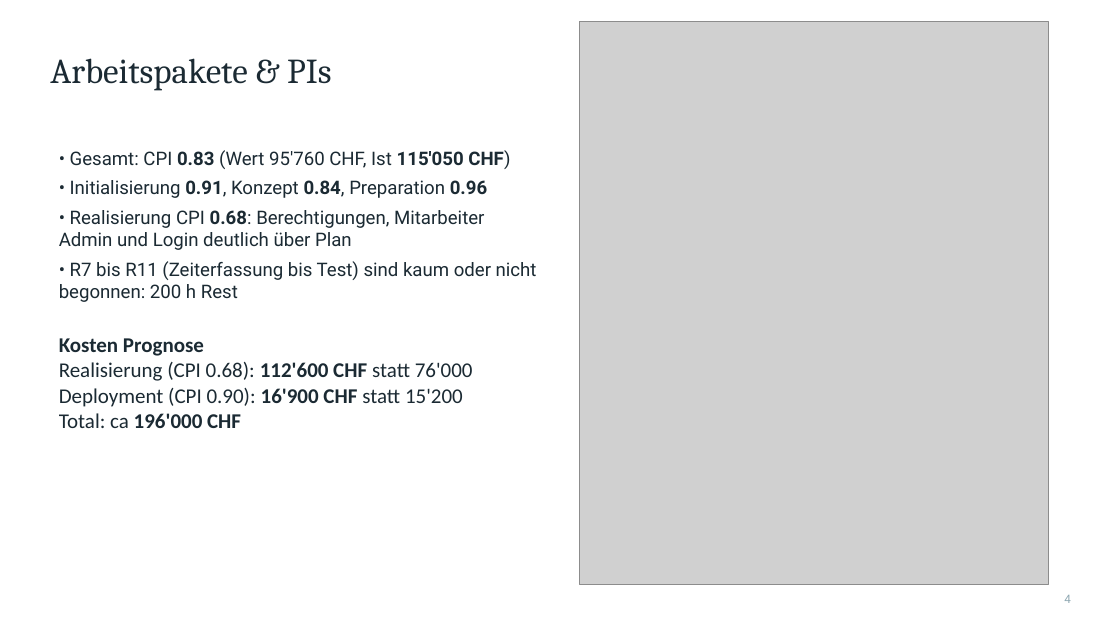
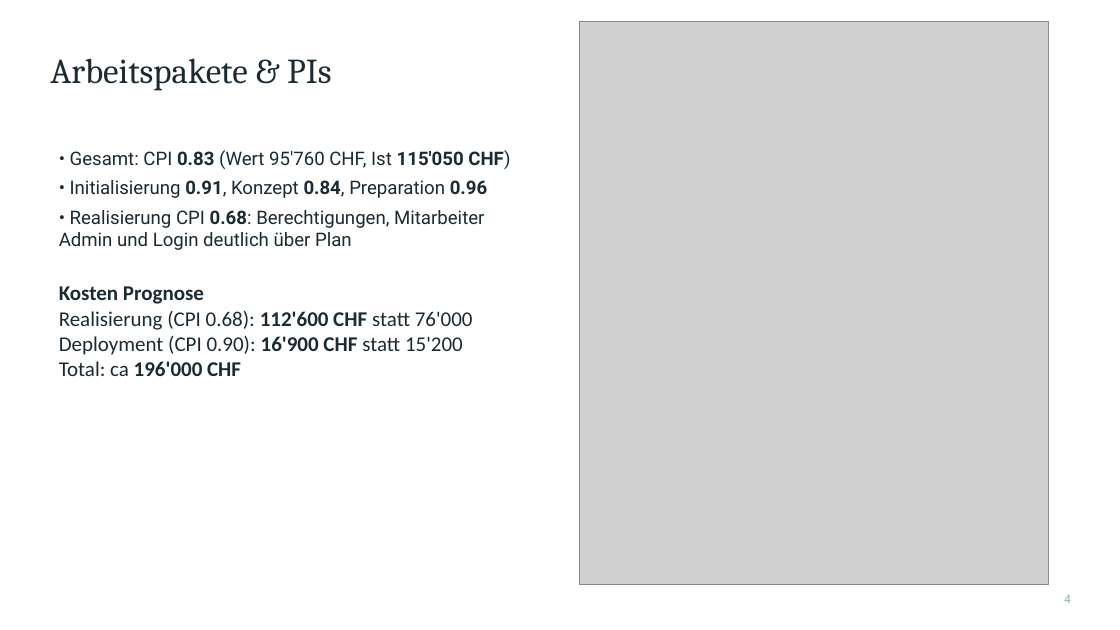
Before and after one commit to C4RN1V0R/Projektanalyse-pmqm, a slide deck: slide 4 of Projektpraesentation.pptx. Drawn at 1120x630 pixels with LibreOffice and Linux fonts; fonts in the diff are those of the drawing; grey boxes stand for pictures. Boxes give left, top, right and bottom in pixels: in the first picture for what was removed or moved away, otherwise in the second. Text is boxed around its words. In the diff, an @@ line names an element or a change of style, - is before the commit and + after.

```diff
--- a/Projektpraesentation.pptx
+++ b/Projektpraesentation.pptx
@@ text at (59,261,537,302): paragraph removed @@
-• R7 bis R11 (Zeiterfassung bis Test) sind kaum oder nicht begonnen: 200 h Rest
```
Also in this commit, not shown: 3 other slides changed.
